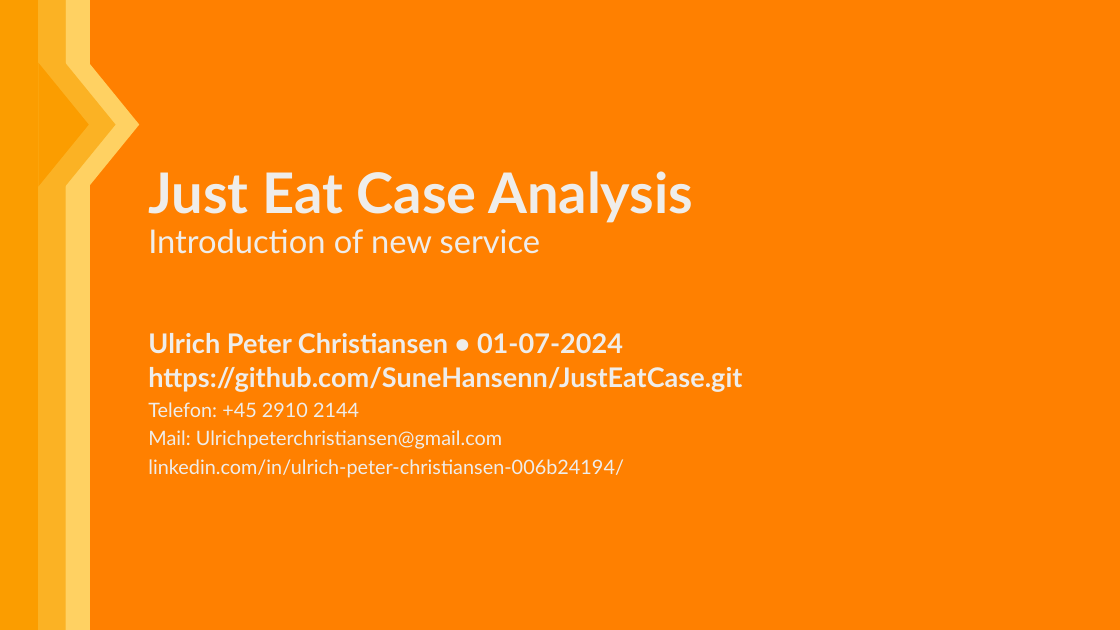
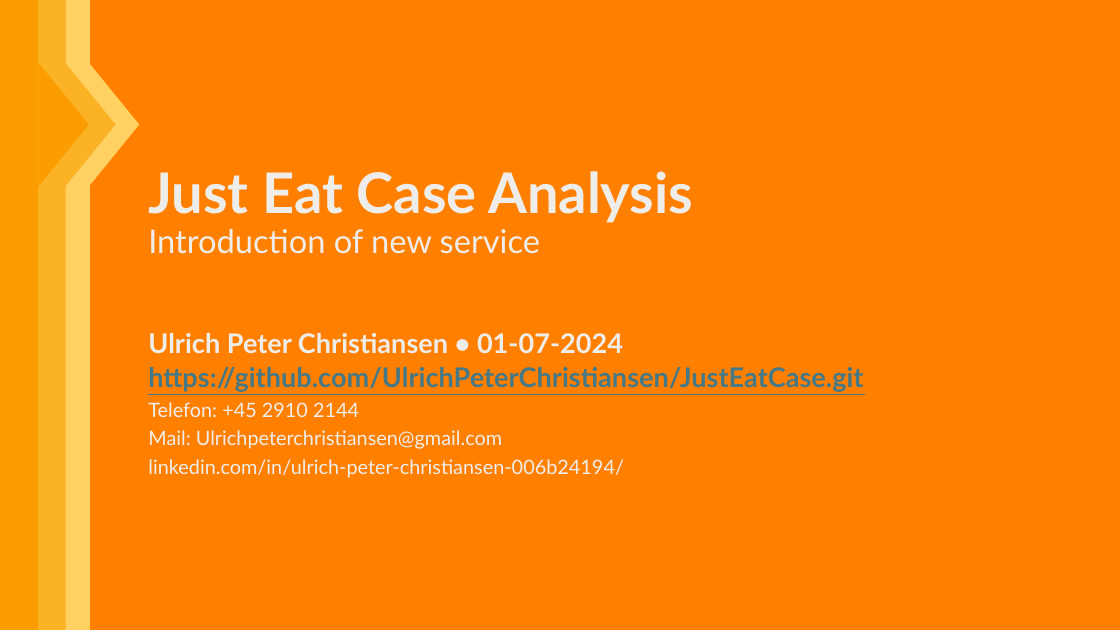
Before and after one commit to SuneHansenn/JustEatCase, a slide deck: slide 1 of case_presentation.pptx. Drawn at 1120x630 pixels with LibreOffice and Linux fonts; fonts in the diff are those of the drawing. Boxes give left, top, right and bottom in pixels: in the first picture for what was removed or moved away, otherwise in the second. Text is boxed around its words. In the diff, an @@ line names an element or a change of style, - is before the commit and + after.

Commit message:
Minor Changes

```diff
--- a/case_presentation.pptx
+++ b/case_presentation.pptx
@@ text at (148,367,863,392): text changed; text colour #EFEDEA to #467886 @@
-https://github.com/SuneHansenn/JustEatCase.git
+https://github.com/UlrichPeterChristiansen/JustEatCase.git
```
